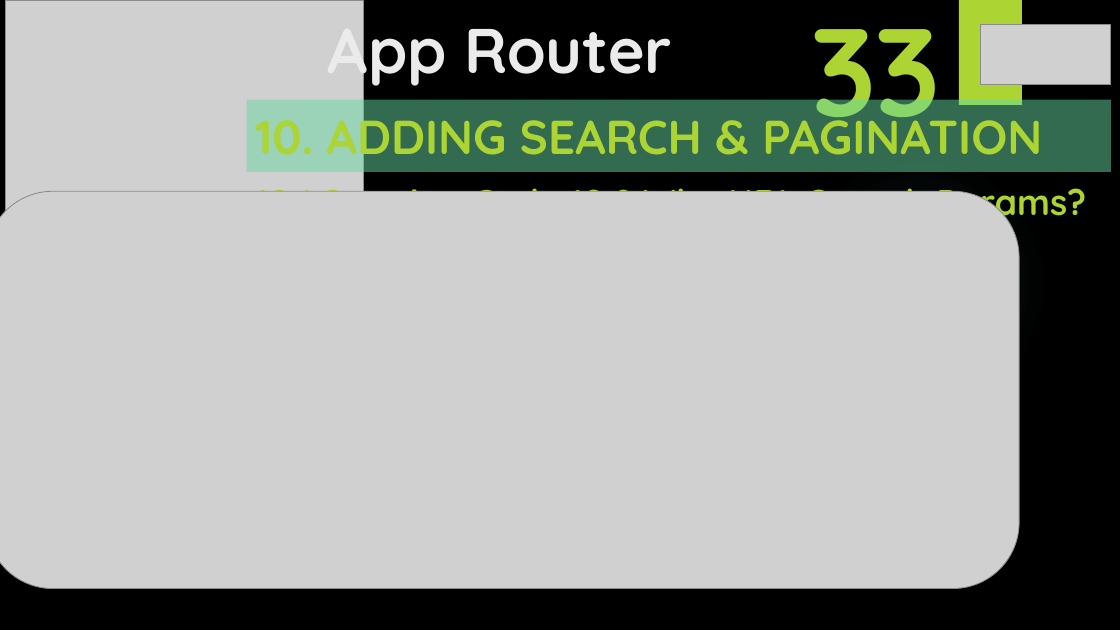
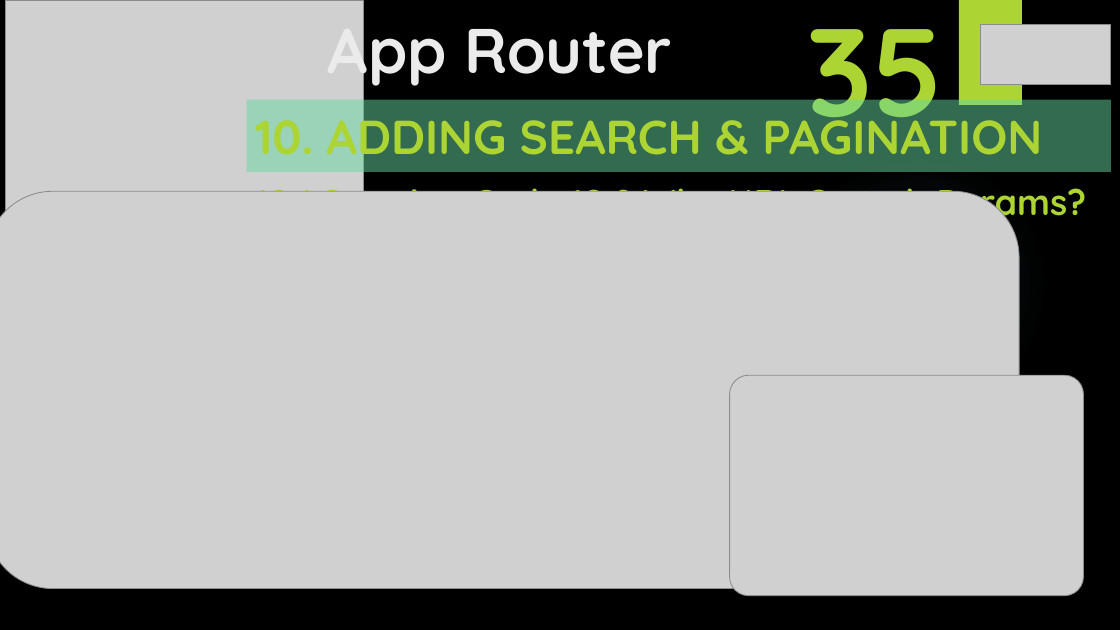
Before and after one commit to yasenstar/learn_javascript, a slide deck: slide 36 of learn_nextjs/2_App_Router/App_Router.pptx (slide 35 before the commit). Drawn at 1120x630 pixels with LibreOffice and Linux fonts; fonts in the diff are those of the drawing; grey boxes stand for pictures; background and template pictures are left out. Boxes give left, top, right and bottom in pixels: in the first picture for what was removed or moved away, otherwise in the second. Text is boxed around its words. In the diff, an @@ line names an element or a change of style, - is before the commit and + after.

```diff
--- a/learn_nextjs/2_App_Router/App_Router.pptx
+++ b/learn_nextjs/2_App_Router/App_Router.pptx
@@ text at box(808, 0, 945, 148): text changed @@
-33
+35
@@ picture added at box(730, 376, 1084, 596) @@
```
Also in this commit, not shown: 10 other slides changed, 12 slides added.
